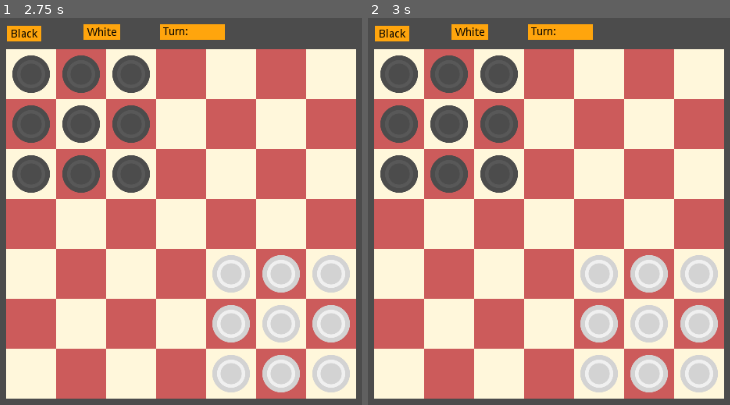
Above: before the commit, frames 1-2 (left to right).
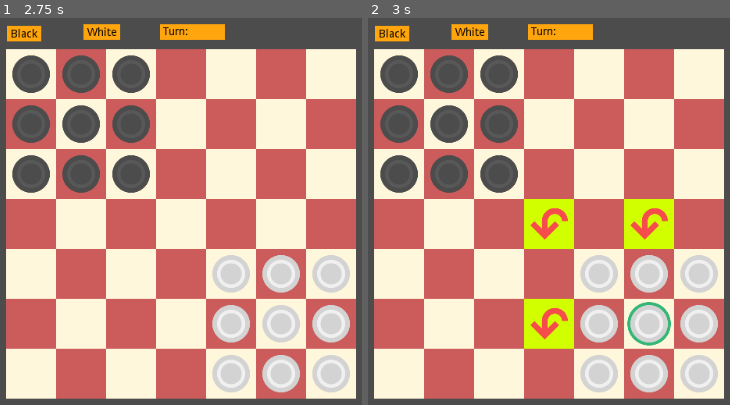
Above: after the commit, the same moments.

Repository: Shineglow/Junior_Chalange_Stage2
Game: Godot game, scene res://Default_Scene.tscn
Two runs of this game, one before a commit and one after it. Both use one fixed random seed, a clock stepped at 60 frames per second and the inputs below.
Inputs (mouse positions are in pixels of both pictures, inside the frame that each line leads up to):
- Up to frame 1 (2.75 s): tap Enter at 0.5, 2 s; move the mouse to (outside the picture) at 0.52 s; hold Space 0.53-1.28 s; click (outside the picture) at 0.67 s; move the mouse to (166, 277) at 1.27 s; tap Space at 1.35, 1.52, 1.82 s; click (166, 277) at 1.42 s; move the mouse to (outside the picture) at 2.02 s; hold Space from 2.03 s (still down); click (outside the picture) at 2.17 s
- Up to frame 2 (3 s): move the mouse to (657, 346) at 2.77 s; release Space at 2.78 s; tap Space at 2.85 s; click (657, 346) at 2.92 s

Frame 1 is identical in both runs. In frame 2, 5.7% of the frame differs, in the area x 43-85%, y 46-86%.
Error after the commit: Invalid call. Nonexistent function 'move_checker' in base 'Control (checker.gd)'. (res://logic/field.gd:98)

Commit message:
Update game.gd
Add end game check function. Rework functions to correct work with path_finder(move_checker)

Diff:
--- a/game/logic/game.gd
+++ b/game/logic/game.gd
@@ -1,13 +1,15 @@
 extends Node
 
 onready var field = $Field
+onready var _interface_manager = $Interface
 onready var _player_instance = preload("res://logic/player.gd")
 
 onready var _move_checker = load("res://logic/move_checker.gd")
 
-var _player1
-var _player2
-var _current_player
+var _player1#black
+var _player2#white
+var current_player: field_activs
+var oponent: field_activs
 var _turn: int
 
 var field_size = 7
@@ -18,19 +20,33 @@
 func _ready():
 	start_new_game()
 
-func end_turn(player):
-	if player == _player1:
-		_current_player = _player2
+func end_turn():
+	if !check_game_end():
+		var temp = current_player
+		current_player = oponent
+		oponent = temp
+		path_finder.clear_old()
+		_interface_manager.get_turn()
+		return
 	else:
-		_current_player = _player1
+		pass
+
+func check_end_game_process():
+	var size = field.field.size()
+	for y in 3:
+		for x in 3:
+			var pos1 = Vector2(x,y)
+			var pos2 = Vector2(size-1,size-1) - pos1
+			field.castling(pos1, pos2)
 
 func restart():
 	pass
 
 func start_new_game():
 	field.init_field(field_size)
+	path_finder = Path_finder.new()
 	field.connect("on_checker_click",self,"checker_click_result")
-
+	field.connect("try_move",self, "end_turn")
 	_player1 = _player_instance.new()
 	_player2 = _player_instance.new()
 
@@ -40,13 +56,37 @@
 	_player1.checkers = field.spawn_checkers(_player1, 0)
 	_player2.checkers = field.spawn_checkers(_player2, 1)
 
-	_current_player = _player1
-
-	path_finder = Path_finder.new()
+	current_player = _player2
+	oponent = _player1
 
 func checker_click_result(checker):
-	if _current_player == checker.player_owner:
-		print("on checker click")
+	if current_player == checker.player_owner:
+		field.select_checker_logic(checker)
 		path_finder.set_new(field)
-		path_finder.find_moves_arround_checker(checker.position)
+		path_finder.find_moves_from_checker(checker.position)
 		pass
+
+func check_game_end():
+	var cells_to_win = current_player.checkers.size()
+	var end_start = oponent.start
+
+	for y in 3:
+		for x in 3:
+			var current_end_pos = end_start + Vector2(x,y)
+			print(current_end_pos)
+			var cell = (field.field[current_end_pos.y][current_end_pos.x] as Cell)
+			if cell.is_checker_contain:
+				if cell.checker_on_cell.player_owner != current_player:
+					return false
+			else:
+				return false
+	return true
+
+func _process(delta):
+	if Input.is_key_pressed(KEY_SPACE):
+		check_end_game_process()
+		if check_game_end():
+			if current_player == _player2:
+				_interface_manager.end_game(false)
+			else:
+				_interface_manager.end_game(true)
